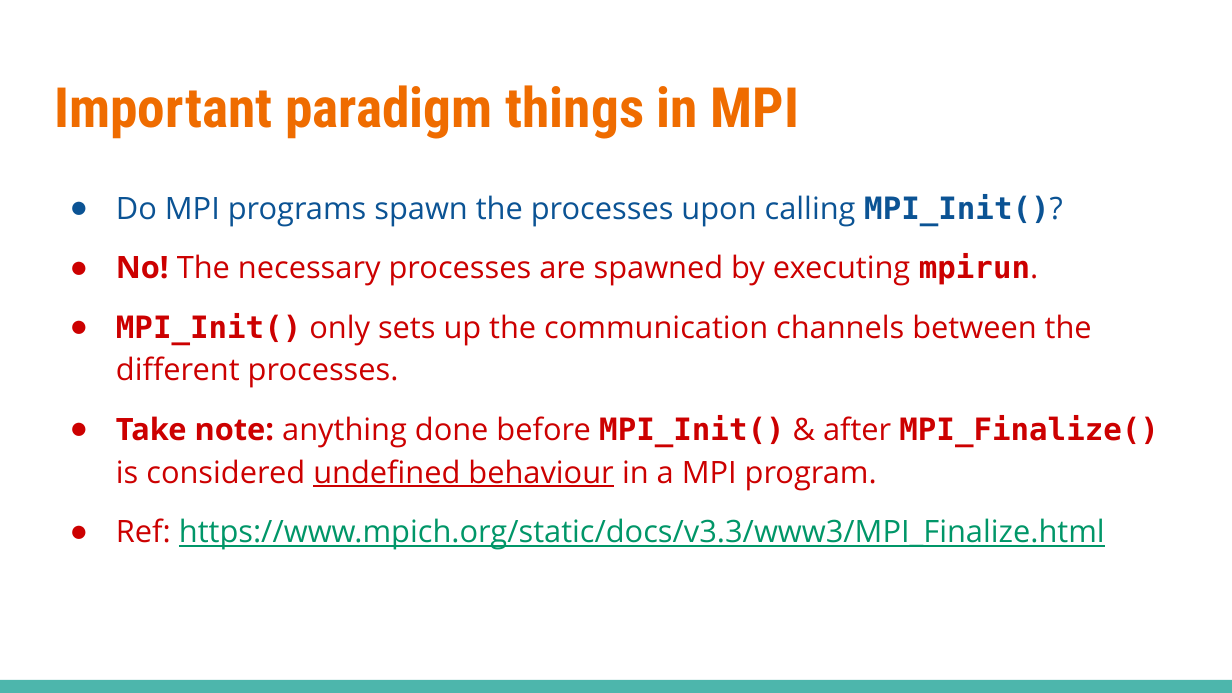
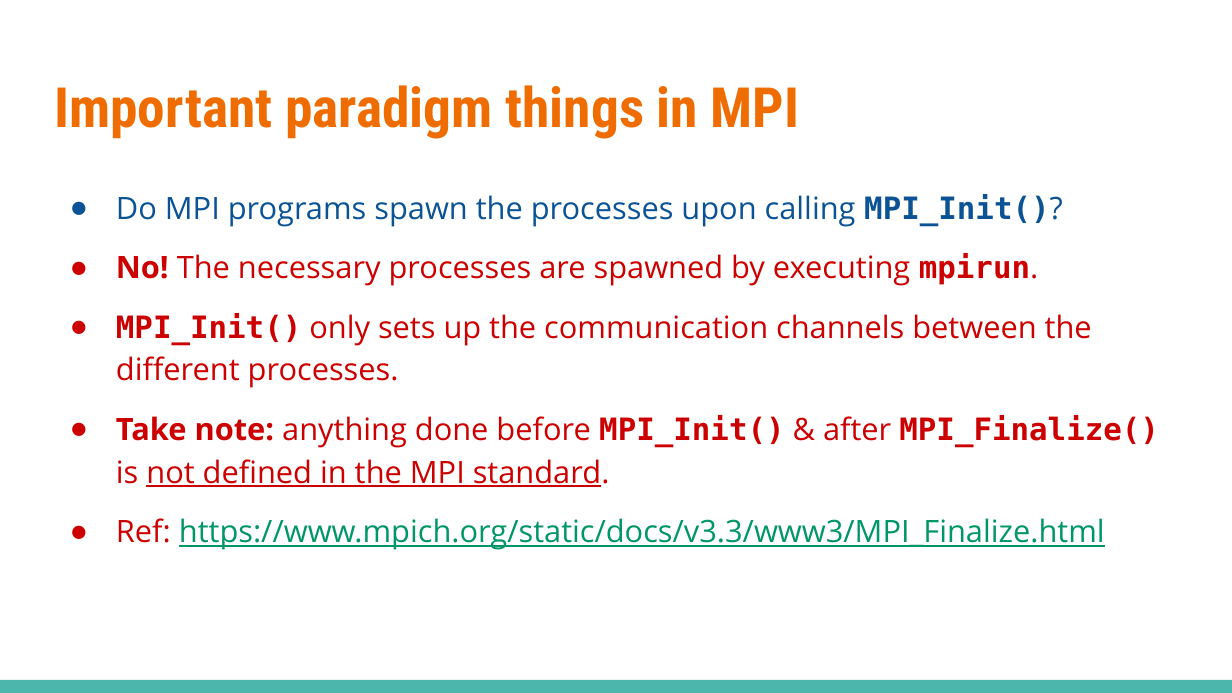
Before and after one commit to theodoreleebrant/TA-2425S1, a slide deck: slide 13 of CS3210/pptx/CS3210-TL8 (Lab 4).pptx. Drawn at 1232x693 pixels with LibreOffice and Linux fonts; fonts in the diff are those of the drawing. Boxes give left, top, right and bottom in pixels: in the first picture for what was removed or moved away, otherwise in the second. Text is boxed around its words. In the diff, an @@ line names an element or a change of style, - is before the commit and + after.

```diff
--- a/CS3210/pptx/CS3210-TL8 (Lab 4).pptx
+++ b/CS3210/pptx/CS3210-TL8 (Lab 4).pptx
@@ text at box(116, 415, 1159, 487): text changed @@
-● Take note: anything done before MPI_Init() & after MPI_Finalize() is considered undefined behaviour in a MPI program.
+● Take note: anything done before MPI_Init() & after MPI_Finalize() is not defined in the MPI standard.
```
Also in this commit, not shown: 1 other slide changed, 1 other file.
